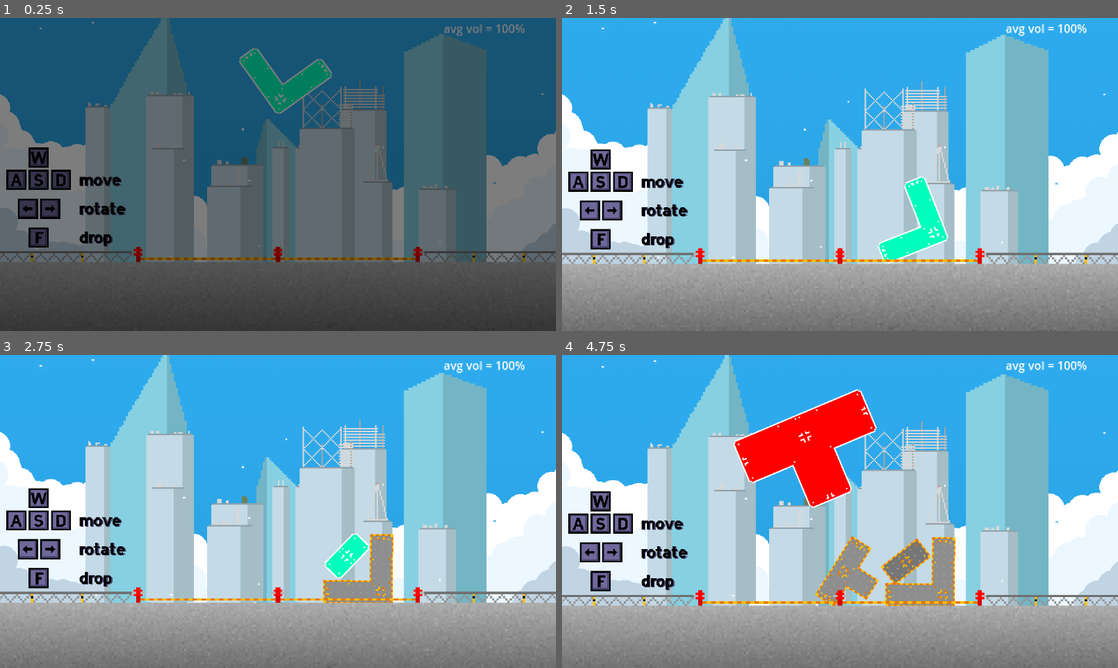
Above: before the commit, frames 1-4 (two rows, left to right).
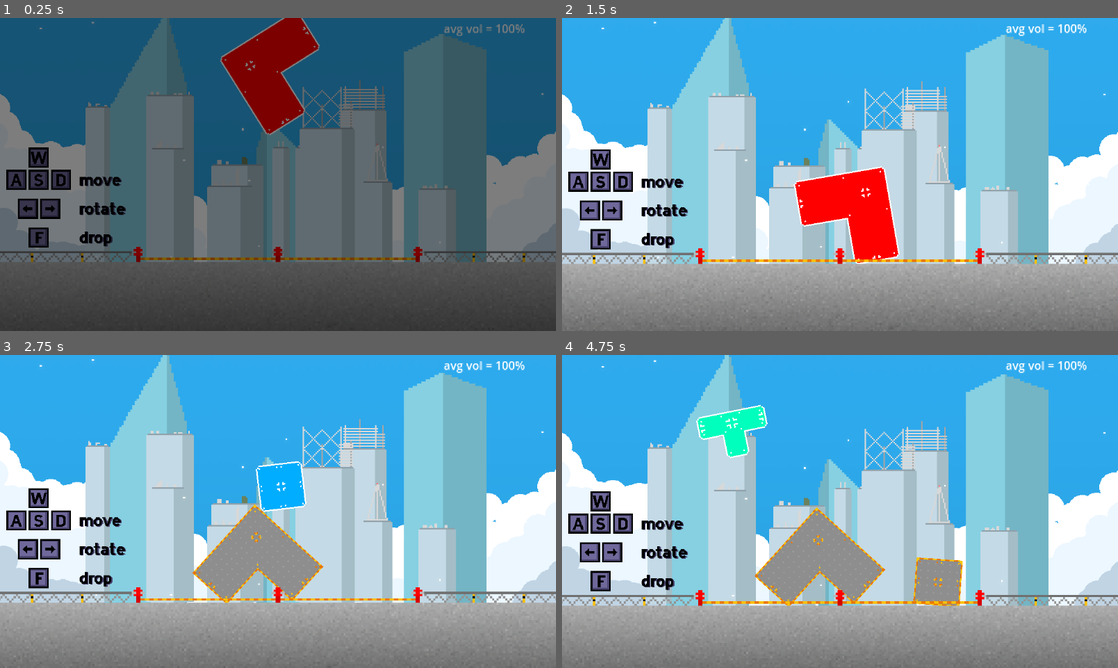
Above: after the commit, the same moments.

Repository: drew-abbo/gmtk_game_jam_game
Game: Godot game, scene res://game.tscn
Two runs of this game, one before a commit and one after it. Both use one fixed random seed, a clock stepped at 60 frames per second and the inputs below. Before the commit the project starts from res://main.tscn.
Inputs:
- Up to frame 1 (0.25 s): no input
- Up to frame 2 (1.5 s): hold D (move_right) 0.53-1.28 s; tap F (drop_piece) at 0.6, 1.35 s; hold S (move_down) from 1.28 s (still down)
- Up to frame 3 (2.75 s): release S (move_down) at 2.03 s; hold D (move_right) from 2.03 s (still down); tap F (drop_piece) at 2.1 s
- Up to frame 4 (4.75 s): release D (move_right) at 2.78 s; hold W (move_up) 2.78-3.53 s; tap F (drop_piece) at 2.85, 3.6, 4.35 s; hold A (move_left) from 3.53 s (still down)

The runs differ from the first frame. In frame 1, 4.2% of the frame differs, in the area x 39-60%, y 0-38%; in frame 2, 5.0%; in frame 3, 7.0%; in frame 4, 11%, in the area x 24-73%, y 10-81%.

Commit message:
renamed "main" to "game"

Diff:
--- a/main.tscn
+++ b/game.tscn
@@ -1,19 +1,19 @@
 [gd_scene load_steps=20 format=3 uid="uid://mnmxtuvicw0l"]
 
-[ext_resource type="Script" path="res://main.gd" id="1_tqc63"]
-[ext_resource type="Texture2D" uid="uid://cd1k3e27j0f0s" path="res://Assets/Sky 1.png" id="2_s0x10"]
-[ext_resource type="Texture2D" uid="uid://cxmwjk2l2f0nj" path="res://Assets/Ground 2.png" id="3_r8pjw"]
-[ext_resource type="Texture2D" uid="uid://dgmvhntjvaq16" path="res://Assets/controls.png" id="4_bm11c"]
-[ext_resource type="Texture2D" uid="uid://f4sirjkaalrp" path="res://Assets/Cloud 1.png" id="4_cfc7a"]
-[ext_resource type="Texture2D" uid="uid://bd2aa8kdxfm7i" path="res://Assets/Surface Cloud BG 1.png" id="4_ripnh"]
-[ext_resource type="Texture2D" uid="uid://c6ongkmrc0glq" path="res://Assets/Skyline 2.png" id="5_rkvv6"]
-[ext_resource type="Texture2D" uid="uid://xio5obkypaht" path="res://Assets/Cloud 2.png" id="6_7rwo3"]
-[ext_resource type="PackedScene" uid="uid://b6d2epmlana5d" path="res://Building/VolumeReporter/volume_reporter.tscn" id="7_dnm5i"]
-[ext_resource type="Texture2D" uid="uid://btg7upffay7jj" path="res://Assets/Skyline 3.png" id="7_fav1c"]
-[ext_resource type="Texture2D" uid="uid://cq186djbq03l5" path="res://Assets/Skyline 4.png" id="8_o7grl"]
-[ext_resource type="PackedScene" uid="uid://drbn1y7gxi1rk" path="res://FadeInFadeOut/fade_in_fade_out.tscn" id="11_8shxr"]
-[ext_resource type="Texture2D" uid="uid://ewhw6ogssb24" path="res://Assets/Stars BG 1.png" id="11_ua2g3"]
-[ext_resource type="Texture2D" uid="uid://jprf5ga31br4" path="res://Assets/Galaxy 1.png" id="13_5ngrn"]
+[ext_resource type="Script" path="res://game.gd" id="1_0kqn8"]
+[ext_resource type="PackedScene" uid="uid://drbn1y7gxi1rk" path="res://FadeInFadeOut/fade_in_fade_out.tscn" id="2_jg607"]
+[ext_resource type="PackedScene" uid="uid://b6d2epmlana5d" path="res://Building/VolumeReporter/volume_reporter.tscn" id="3_nscb4"]
+[ext_resource type="Texture2D" uid="uid://dgmvhntjvaq16" path="res://Assets/controls.png" id="4_lpg1n"]
+[ext_resource type="Texture2D" uid="uid://cxmwjk2l2f0nj" path="res://Assets/Ground 2.png" id="5_52tm1"]
+[ext_resource type="Texture2D" uid="uid://cd1k3e27j0f0s" path="res://Assets/Sky 1.png" id="6_7f0vb"]
+[ext_resource type="Texture2D" uid="uid://bd2aa8kdxfm7i" path="res://Assets/Surface Cloud BG 1.png" id="7_0uggk"]
+[ext_resource type="Texture2D" uid="uid://c6ongkmrc0glq" path="res://Assets/Skyline 2.png" id="8_f017o"]
+[ext_resource type="Texture2D" uid="uid://btg7upffay7jj" path="res://Assets/Skyline 3.png" id="9_vc7a5"]
+[ext_resource type="Texture2D" uid="uid://cq186djbq03l5" path="res://Assets/Skyline 4.png" id="10_qrd0n"]
+[ext_resource type="Texture2D" uid="uid://f4sirjkaalrp" path="res://Assets/Cloud 1.png" id="11_383gg"]
+[ext_resource type="Texture2D" uid="uid://xio5obkypaht" path="res://Assets/Cloud 2.png" id="12_lq0ya"]
+[ext_resource type="Texture2D" uid="uid://ewhw6ogssb24" path="res://Assets/Stars BG 1.png" id="13_6lu5b"]
+[ext_resource type="Texture2D" uid="uid://jprf5ga31br4" path="res://Assets/Galaxy 1.png" id="14_yr276"]
 
 [sub_resource type="PhysicsMaterial" id="PhysicsMaterial_y6qcd"]
 friction = 0.0
@@ -37,10 +37,10 @@
 [sub_resource type="RectangleShape2D" id="RectangleShape2D_yd0b2"]
 size = Vector2(1000, 215)
 
-[node name="Main" type="Node2D"]
-script = ExtResource("1_tqc63")
-
-[node name="FadeInFadeOut" parent="." instance=ExtResource("11_8shxr")]
+[node name="Game" type="Node2D"]
+script = ExtResource("1_0kqn8")
+
+[node name="FadeInFadeOut" parent="." instance=ExtResource("2_jg607")]
 do_on_ready = 3
 fade_time = 0.5
 
--- a/project.godot
+++ b/project.godot
@@ -11,7 +11,7 @@
 [application]
 
 config/name="gmtk_game"
-run/main_scene="res://main.tscn"
+run/main_scene="res://game.tscn"
 config/features=PackedStringArray("4.2", "Forward Plus")
 config/icon="res://icon.svg"
 
Renamed: main.gd -> game.gd
Not shown: 9 places in game.tscn that only renumber resources
